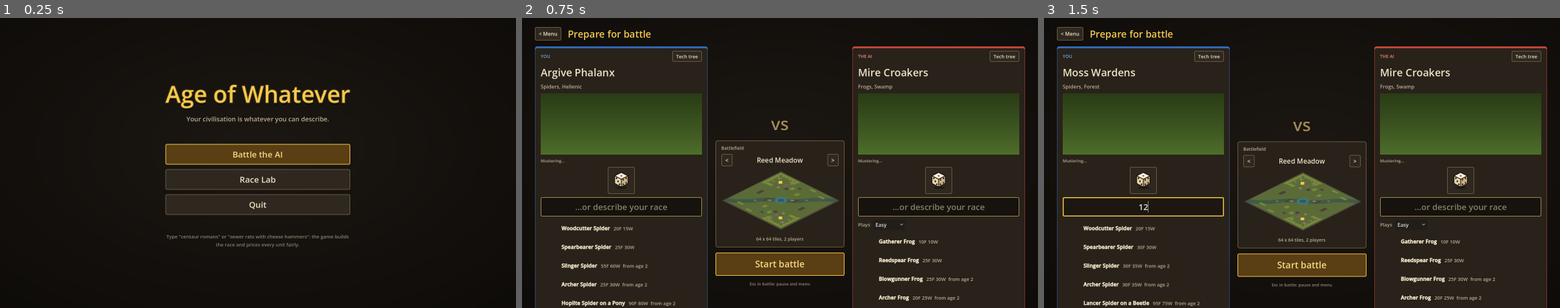
Above: before the commit, frames 1-3 (left to right).
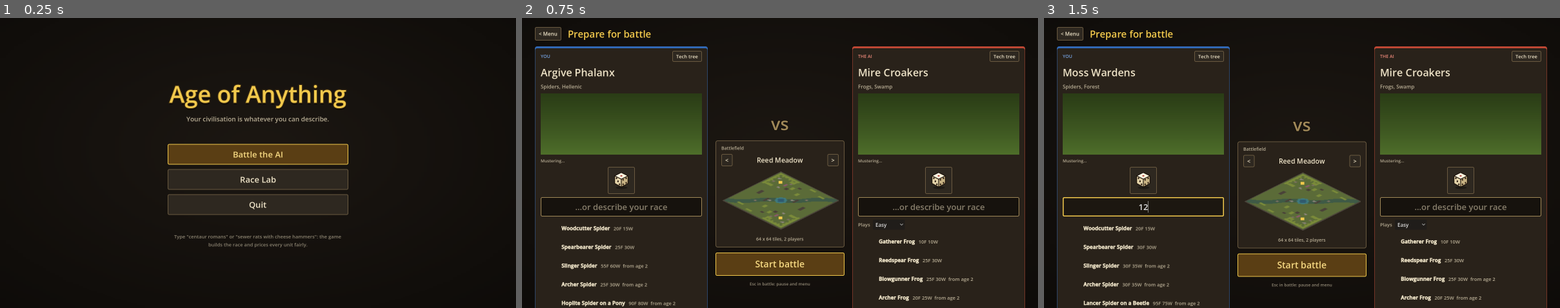
Above: after the commit, the same moments.

Repository: Casaide/age-of-anything
Game: Godot game, scene res://scenes/match_setup.tscn
The game is run twice, just before and just after one commit, with the same random seed, the same clock (stepped at 60 frames per second) and the same inputs.
Inputs (mouse positions are in pixels of both pictures, inside the frame that each line leads up to):
- Up to frame 1 (0.25 s): no input
- Up to frame 2 (0.75 s): click "Battle the AI" at 0.5 s
- Up to frame 3 (1.5 s): click (1142, 206) at 1.27 s; type "12" at 1.35 s

The runs differ from the first frame. In frame 1, 2.1% of the frame differs, in the area x 32-68%, y 22-80%; in frame 2, nothing differs; in frame 3, nothing differs.

Commit message:
Rename the working title to Age of Anything (Dominic); archive: decisions D-108 to D-115, timeline, journal for 2026-10-12
Co-Authored-By: Claude Opus 5.5 <noreply@anthropic.com>

Diff:
--- a/project.godot
+++ b/project.godot
@@ -4,7 +4,7 @@
 
 [application]
 
-config/name="Age of Whatever"
+config/name="Age of Anything"
 config/description="A classic-style RTS where your civ is whatever you can describe."
 run/main_scene="res://scenes/match_setup.tscn"
 config/features=PackedStringArray("4.7")
--- a/scenes/match_setup.gd
+++ b/scenes/match_setup.gd
@@ -109,7 +109,7 @@
 	col.alignment = BoxContainer.ALIGNMENT_CENTER
 	root.add_child(col)
 	var title := Label.new()
-	title.text = "Age of Whatever"
+	title.text = "Age of Anything"
 	title.horizontal_alignment = HORIZONTAL_ALIGNMENT_CENTER
 	title.add_theme_font_size_override("font_size", 72)
 	title.add_theme_color_override("font_color", GOLD)
Not shown, changed: CLAUDE.md
Not shown, changed: docs/design.md
